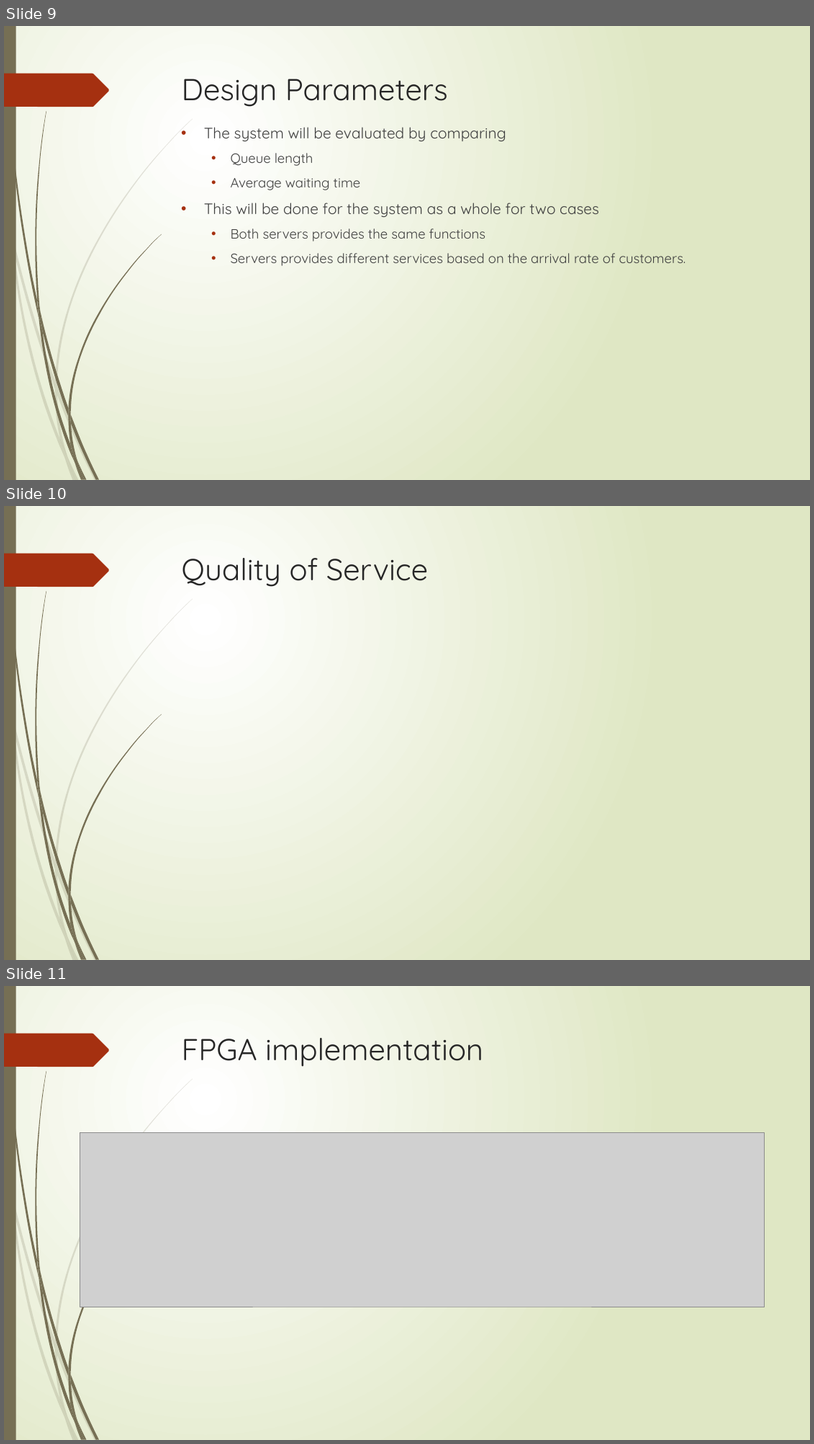
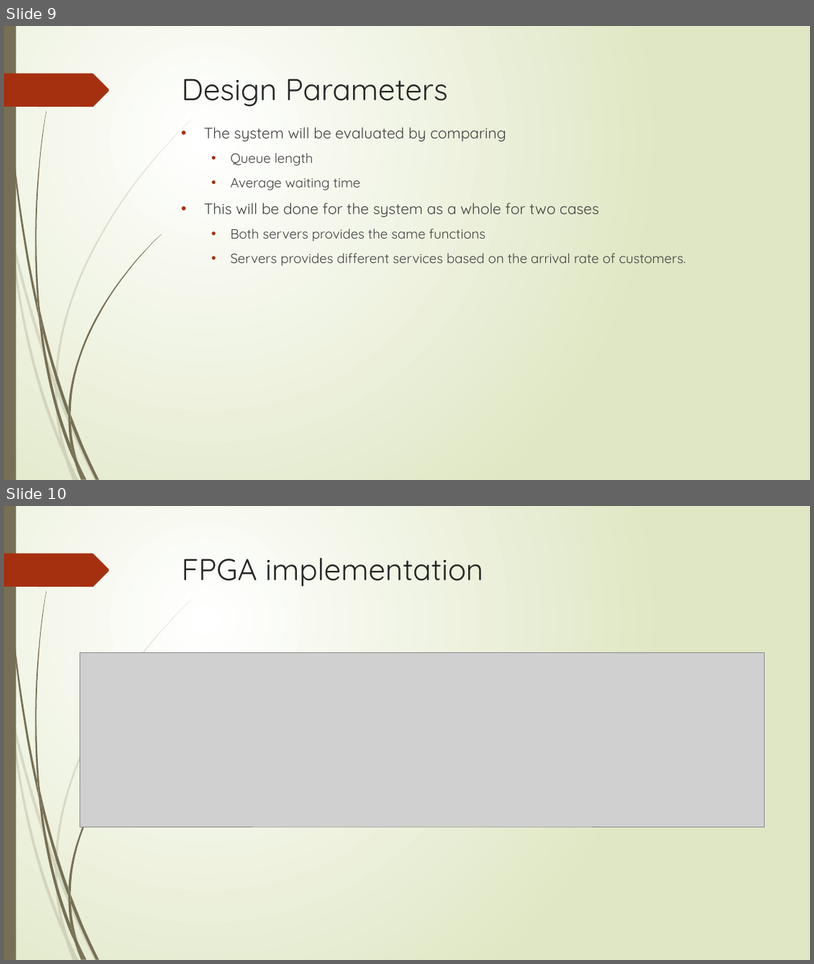
Before and after one commit to jrgouws/Research-Project, a slide deck: Prac2/Part 2/Presentation.pptx. Shown one above the other, each under a label of ours: slides 9, 10 and 11 before the commit, slides 9 and 10 after it. The pictures are 814x1444 and 814x964 pixels, drawn with LibreOffice and Linux fonts; fonts in the diff are those of the drawing; grey boxes stand for pictures. Boxes give left, top, right and bottom in pixels: in the first picture for what was removed or moved away, otherwise in the second. Text is boxed around its words. In the diff, an @@ line names an element or a change of style, - is before the commit and + after.

```diff
--- a/Prac2/Part 2/Presentation.pptx
+++ b/Prac2/Part 2/Presentation.pptx
@@ slide 10 removed at (4,506,810,960), background gradient #FFFFFF to #DFE8C4; not listed: 24 template elements that a slide beside it also shows @@
@@ title removed at (182,558,428,587) @@
-Quality of Service
@@ what was slide 11 is now slide 10 @@
```
Also in this commit, not shown: 1 slide changed, 1 other file.
